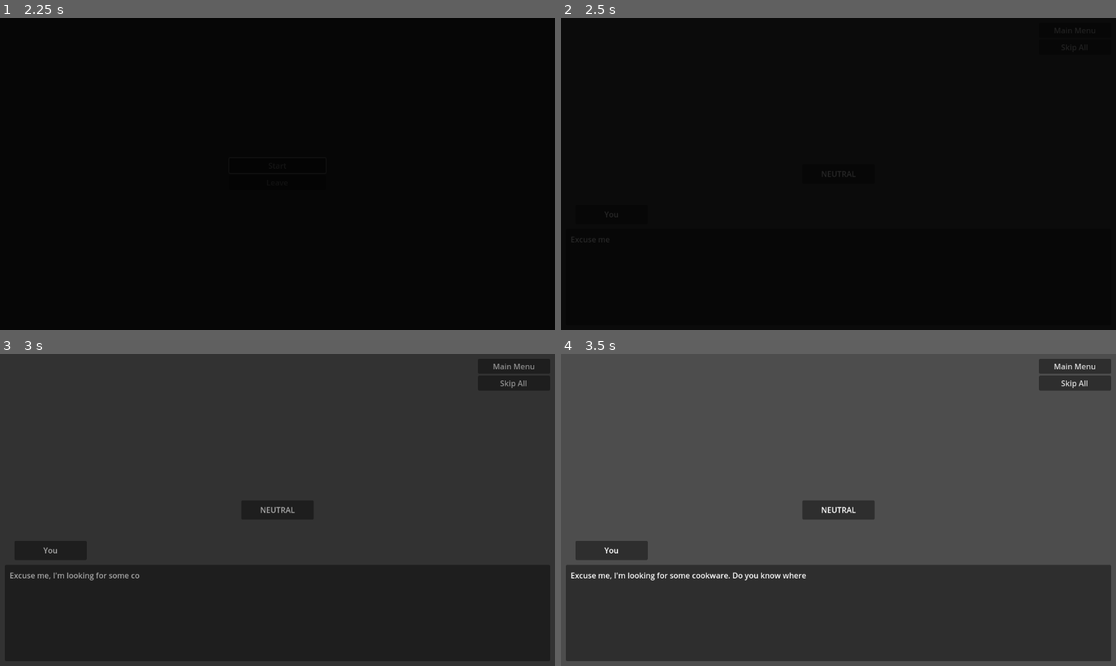
Above: before the commit, frames 1-4 (two rows, left to right).
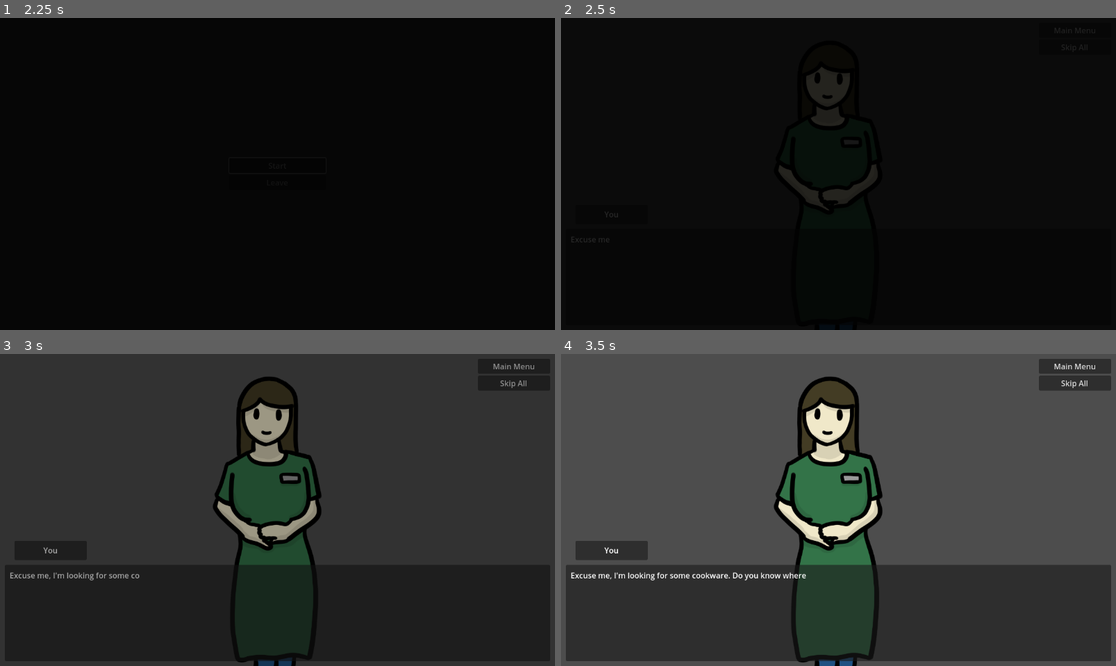
Above: after the commit, the same moments.

Repository: Lipatant/KitchenwareShop
Game: Godot game, scene res://Source/Scenes/MainMenu.tscn
Same seed, same stepped clock (60 frames per second), same inputs: the game is played once before the commit and once after it.
Inputs:
- Up to frame 1 (2.25 s): click "Start" at 0.5 s; click "Start" at 1.25 s; click "Leave" at 2 s
- Up to frame 2 (2.5 s): no input
- Up to frame 3 (3 s): click "Skip All" at 2.75 s
- Up to frame 4 (3.5 s): no input

Frame 1 is identical in both runs. In frame 2, 0.9% of the frame differs, in the area x 39-57%, y 16-60%; in frame 3, 7.9%; in frame 4, 9.0%, in the area x 38-58%, y 7-100%.

Commit message:
feat: adding portraits to ShopAssistant

Diff:
--- a/Data/Characters/ShopAssistant.tres
+++ b/Data/Characters/ShopAssistant.tres
@@ -1,11 +1,15 @@
-[gd_resource type="Resource" script_class="Character" load_steps=4 format=3 uid="uid://btttrrk65ifr2"]
+[gd_resource type="Resource" script_class="Character" load_steps=6 format=3 uid="uid://btttrrk65ifr2"]
 
 [ext_resource type="Script" path="res://Source/Data/Event.gd" id="1_qcroe"]
 [ext_resource type="Script" path="res://Source/Data/Character.gd" id="2_qkaar"]
 [ext_resource type="AudioStream" uid="uid://c48btyavc6dow" path="res://Sound/BGM/Pepe.wav" id="3_cgruu"]
+[ext_resource type="Texture2D" uid="uid://qcvt7cjpd7ca" path="res://Graphics/Characters/ShopAssistant - Happy.png" id="3_vi546"]
+[ext_resource type="Texture2D" uid="uid://bacxkjo1i658c" path="res://Graphics/Characters/ShopAssistant - Neutral.png" id="4_w5f5c"]
 
 [resource]
 script = ExtResource("2_qkaar")
 code = "ShopAssistant"
 theme = ExtResource("3_cgruu")
+texture_happy = ExtResource("3_vi546")
+texture_neutral = ExtResource("4_w5f5c")
 events = Array[ExtResource("1_qcroe")]([])
--- a/Data/Cutscenes/StartDay01.tres
+++ b/Data/Cutscenes/StartDay01.tres
@@ -5,7 +5,7 @@
 [resource]
 script = ExtResource("1_dmd6n")
 code = "set_character_name Player
-say ShopAssistant0101
+say ShopAssistant0101 Neutral
 set_character_name_self
 say ShopAssistant0102
 set_character_name Player
@@ -15,7 +15,7 @@
 set_character_name Player
 say ShopAssistant0105
 set_character_name_self
-say ShopAssistant0106
+say ShopAssistant0106 Happy
 set_character_name Player
 say ShopAssistant0107"
 choice_name = ""
Binary file added: Graphics/Characters/ShopAssistant - Happy.png
Not shown, added: Graphics/Characters/ShopAssistant - Happy.png.import
Binary file added: Graphics/Characters/ShopAssistant - Neutral.png
Not shown, added: Graphics/Characters/ShopAssistant - Neutral.png.import
